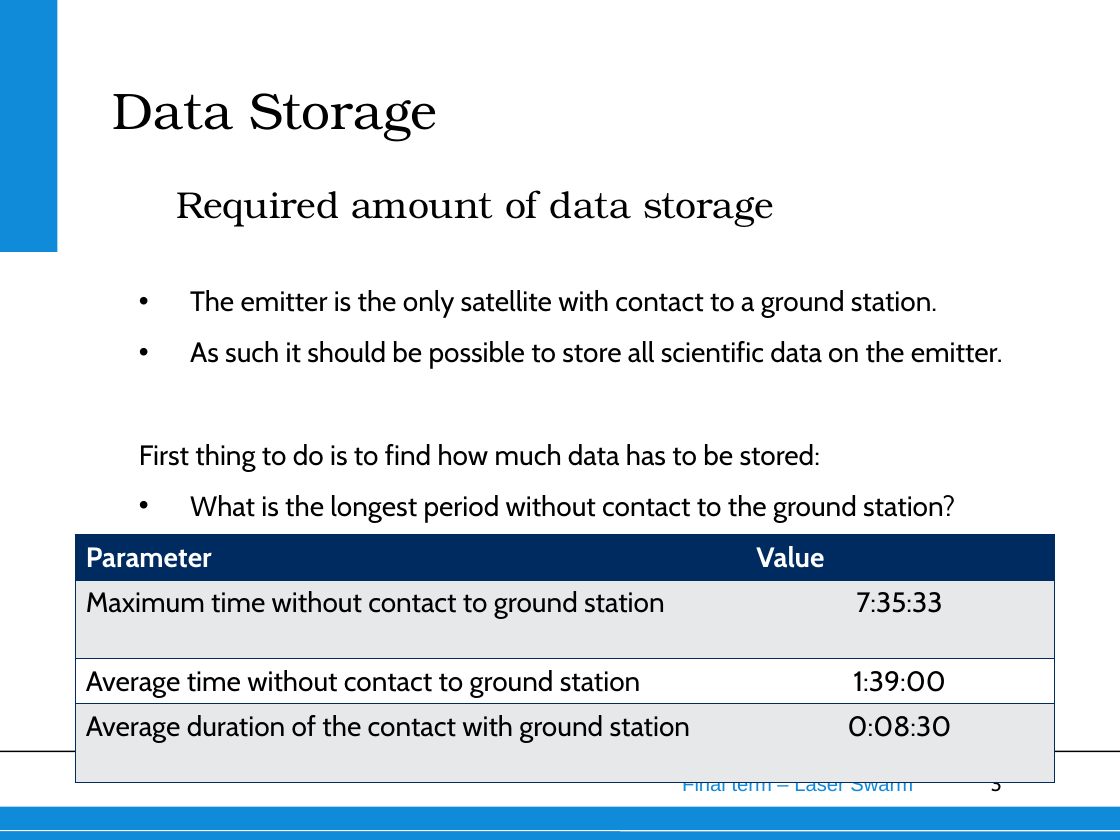
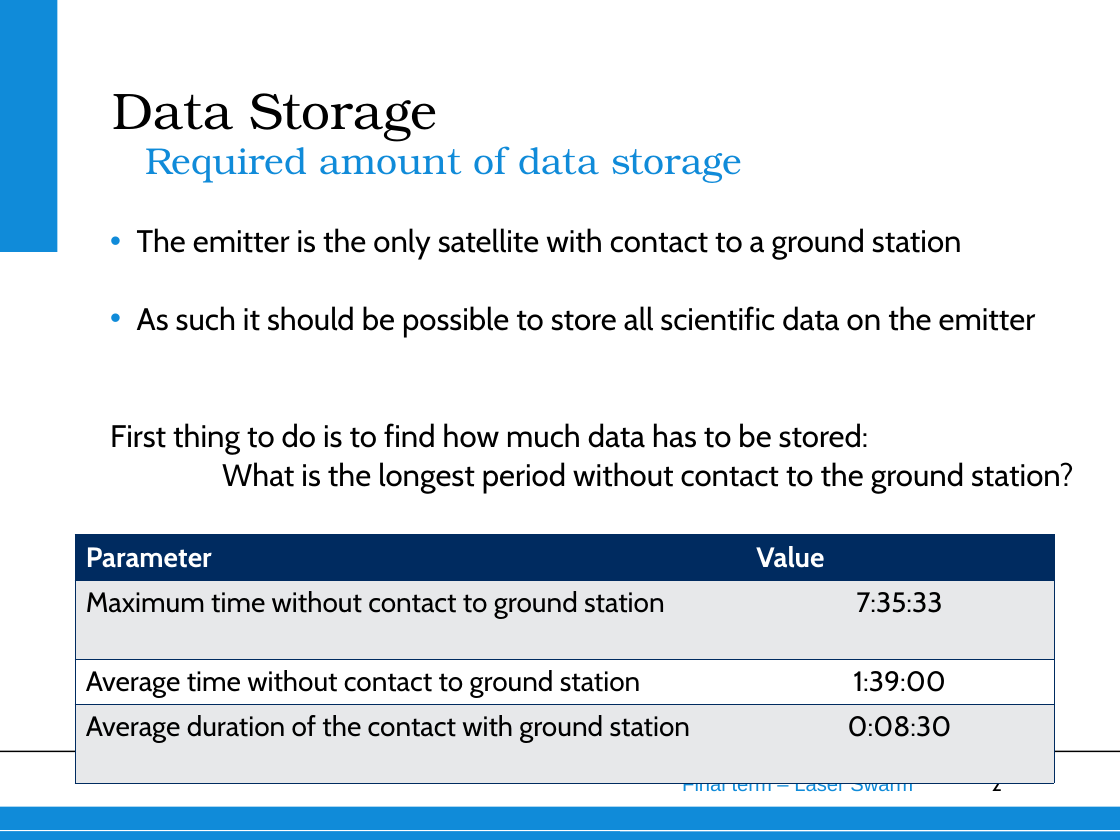
Before and after one commit to thewisenerd/laser-swarm, a slide deck: slide 2 of finalPresentation/subsections/Data Storage.ppt (slide 3 before the commit). Drawn at 1120x840 pixels with LibreOffice and Linux fonts; fonts in the diff are those of the drawing; background and template pictures are left out. Boxes give left, top, right and bottom in pixels: in the first picture for what was removed or moved away, otherwise in the second. Text is boxed around its words. In the diff, an @@ line names an element or a change of style, - is before the commit and + after.

```diff
--- a/finalPresentation/subsections/Data Storage.ppt
+++ b/finalPresentation/subsections/Data Storage.ppt
@@ text "Required amount of data storage": place and size @@
-text "Required amount of data storage" at [177, 190, 774, 227]
+text "Required amount of data storage" at [145, 140, 742, 183]
@@ text "Required amount of data storage" at [145, 140, 742, 183]: text colour #000000 to #108BD9; indent changed; more space between paragraphs; vertical alignment bottom to top @@
@@ text "The emitter is the only ...": place and size @@
-text "The emitter is the only ..." at [139, 290, 1003, 522]
+text "The emitter is the only ..." at [110, 228, 1073, 493]
@@ text at [137, 228, 1036, 338]: text changed; size 18 to 20 pt @@
-• The emitter is the only satellite with contact to a ground station.
-• As such it should be possible to store all scientific data on the emitter.
+• The emitter is the only satellite with contact to a ground station
+• As such it should be possible to store all scientific data on the emitter
@@ text at [110, 423, 1073, 493]: size 18 to 20 pt in "First thing to do is to find ...", "What is the longest period without contact ..."; indent changed; line spacing 1 to 25pt; less space between paragraphs; bullet • to none @@
@@ page number at [991, 783, 1002, 791]: text changed @@
-3
+2
```
Also in this commit, not shown: 7 other slides changed, 1 slide removed, 1 other file.
